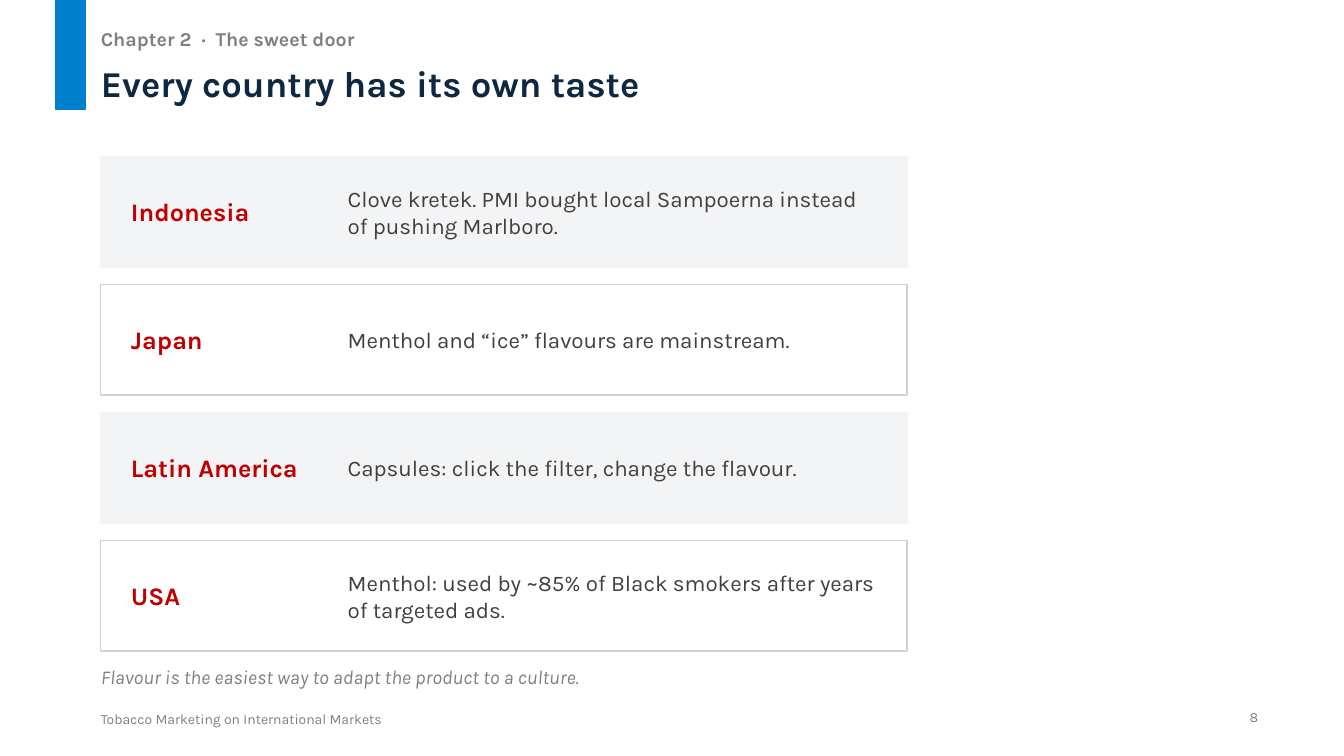
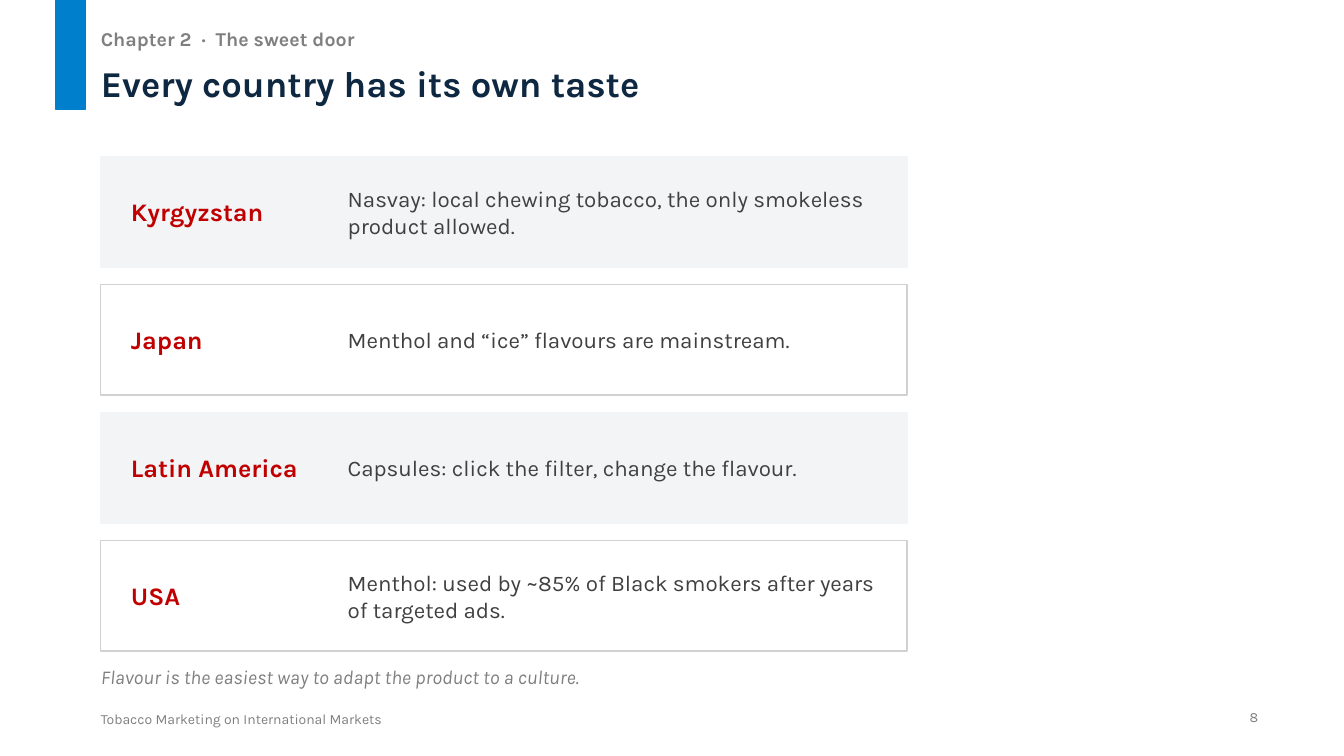
Before and after one commit to untitl333d/-frontend-slides, a slide deck: slide 8 of presentations/tobacco-marketing/Tobacco_Marketing_International_Markets.pptx. Drawn at 1344x756 pixels with LibreOffice and Linux fonts; fonts in the diff are those of the drawing. Boxes give left, top, right and bottom in pixels: in the first picture for what was removed or moved away, otherwise in the second. Text is boxed around its words. In the diff, an @@ line names an element or a change of style, - is before the commit and + after.

```diff
--- a/presentations/tobacco-marketing/Tobacco_Marketing_International_Markets.pptx
+++ b/presentations/tobacco-marketing/Tobacco_Marketing_International_Markets.pptx
@@ text at (131,204,263,228): text changed @@
-Indonesia
+Kyrgyzstan
@@ text at (348,191,863,240): text changed @@
-Clove kretek. PMI bought local Sampoerna instead of pushing Marlboro.
+Nasvay: local chewing tobacco, the only smokeless product allowed.
```
Also in this commit, not shown: 3 other slides changed, 2 other files.
